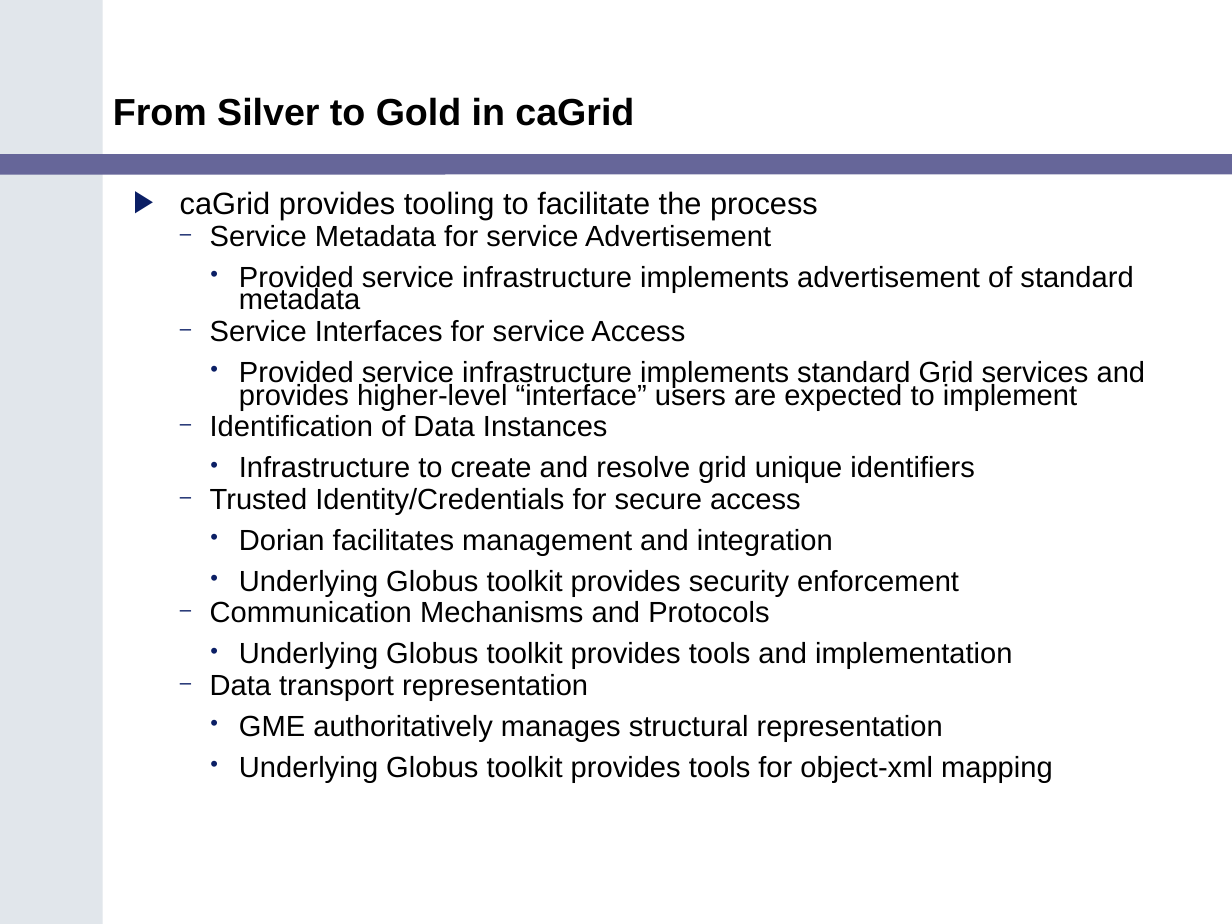
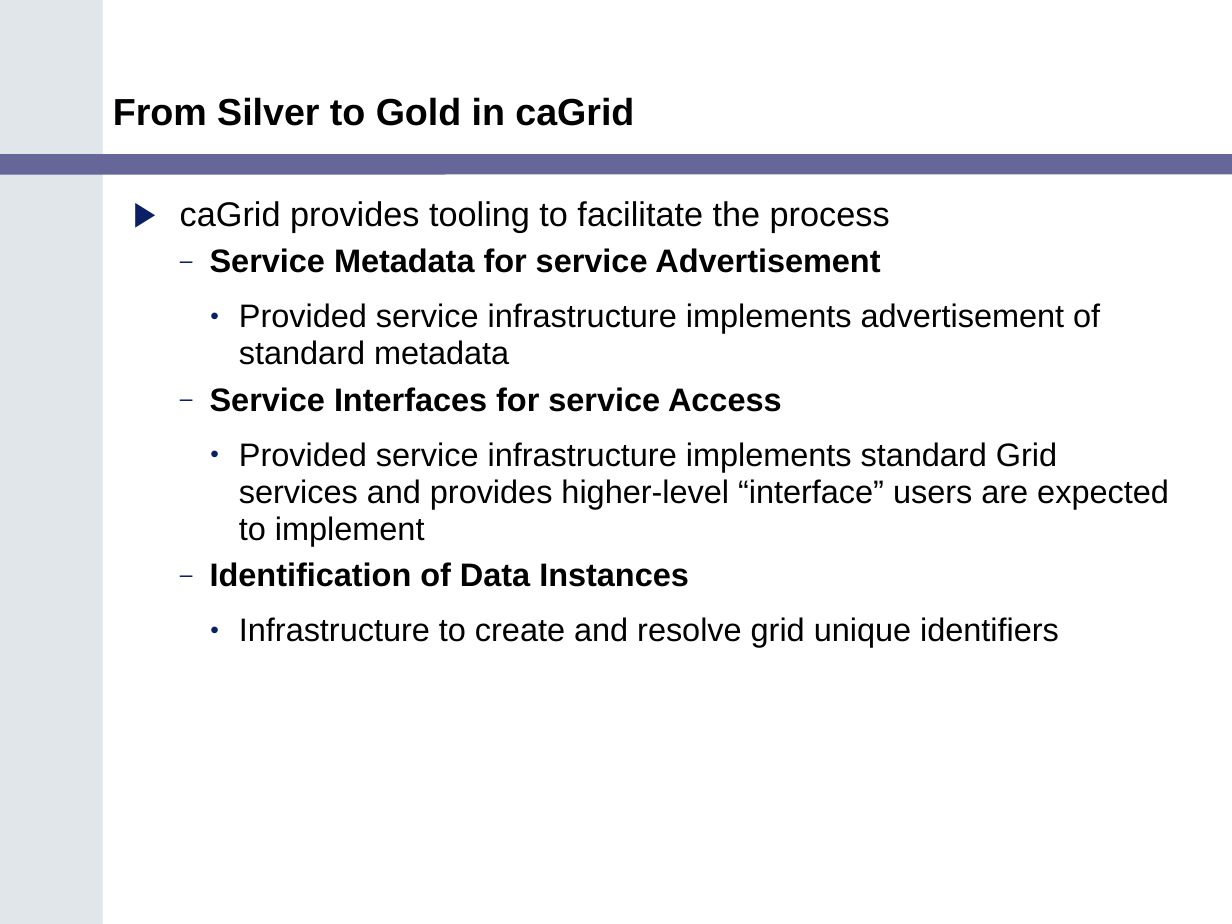
Before and after one commit to NCIP/cagrid-portal, a slide deck: slide 10 of cagrid-1-0/Documentation/presentations/200602_VCDE_ARCH/Gold_Review_Arch_VCDE_Feb1.ppt. Drawn at 1232x924 pixels with LibreOffice and Linux fonts; fonts in the diff are those of the drawing; background and template pictures are left out. Boxes give left, top, right and bottom in pixels: in the first picture for what was removed or moved away, otherwise in the second. Text is boxed around its words. In the diff, an @@ line names an element or a change of style, - is before the commit and + after.

```diff
--- a/cagrid-1-0/Documentation/presentations/200602_VCDE_ARCH/Gold_Review_Arch_VCDE_Feb1.ppt
+++ b/cagrid-1-0/Documentation/presentations/200602_VCDE_ARCH/Gold_Review_Arch_VCDE_Feb1.ppt
@@ text "caGrid provides tooling to facilitate ..." at (180,201,1169,647): size 18 to 20 pt in "caGrid provides tooling to facilitate the process"; size 17 to 19 pt in "Service Metadata for service Advertisement", "Provided service infrastructure implements advertisement of  ...", "Service Interfaces for service Access", "Provided service infrastructure implements standard Grid ser ..." and 2 more places; bold on in "Service Metadata for service Advertisement", "Service Interfaces for service Access", "Identification of Data Instances"; line spacing 0.65 to 0.95 @@
@@ text at (210,488,1053,782): paragraphs removed @@
-  – Trusted Identity/Credentials for secure access
-    • Dorian facilitates management and integration
-    • Underlying Globus toolkit provides security enforcement
-  – Communication Mechanisms and Protocols
-    • Underlying Globus toolkit provides tools and implementation
-  – Data transport representation
-    • GME authoritatively manages structural representation
-    • Underlying Globus toolkit provides tools for object-xml mapping
```
Also in this commit, not shown: 1 other slide changed, 4 slides added, 1 slide removed.
